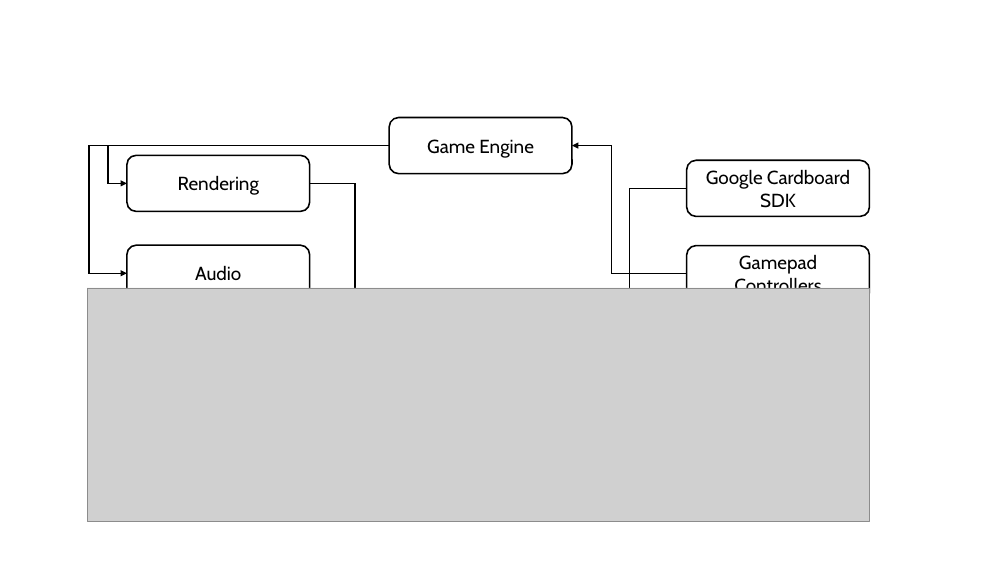
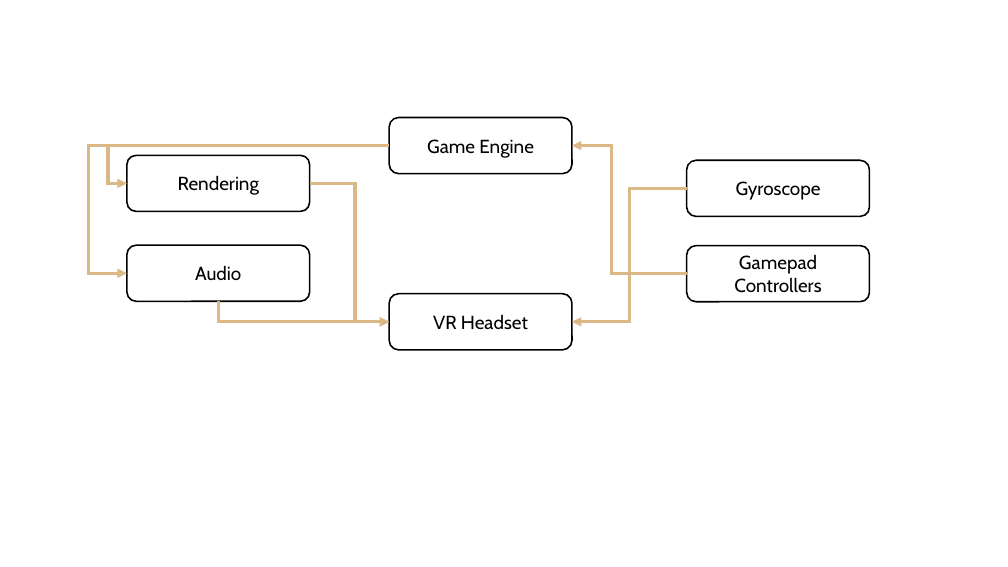
Before and after one commit to ShrutiSabbanii/VRHorror, a slide deck: slide 8 of SRS.pptx (slide 6 before the commit). Drawn at 1008x567 pixels with LibreOffice and Linux fonts; fonts in the diff are those of the drawing; grey boxes stand for pictures. Boxes give left, top, right and bottom in pixels: in the first picture for what was removed or moved away, otherwise in the second. Text is boxed around its words. In the diff, an @@ line names an element or a change of style, - is before the commit and + after.

```diff
--- a/SRS.pptx
+++ b/SRS.pptx
@@ elbow arrow (389, 146) - (127, 273): stroke #000000 1.5 pt to #DBB986 3 pt @@
@@ elbow arrow (389, 146) - (127, 184): stroke #000000 1.5 pt to #DBB986 3 pt @@
@@ elbow arrow (687, 274) - (572, 146): stroke #000000 1.5 pt to #DBB986 3 pt @@
@@ fill none to #FFFFFF in 5 elements at box(389, 117, 572, 173), box(687, 246, 870, 302), box(127, 245, 310, 301), box(127, 155, 310, 211), box(687, 160, 870, 216) @@
@@ elbow arrow (310, 184) - (389, 322): stroke #000000 1.5 pt to #DBB986 3 pt @@
@@ elbow arrow (687, 188) - (572, 322): stroke #000000 1.5 pt to #DBB986 3 pt @@
@@ text in rounded rectangle at box(736, 181, 821, 200): text changed @@
-Google Cardboard SDK
+Gyroscope
@@ picture removed at box(87, 288, 870, 522) @@
@@ rounded rectangle added at box(389, 294, 572, 350), fill #FFFFFF, outline #000000 1.5 pt, 18 pt, text #000000 @@
+VR Headset
@@ elbow arrow added from (219, 302) to (389, 322), #DBB986 3 pt @@
```
Also in this commit, not shown: 1 other slide changed, 3 slides added, 14 other files.
